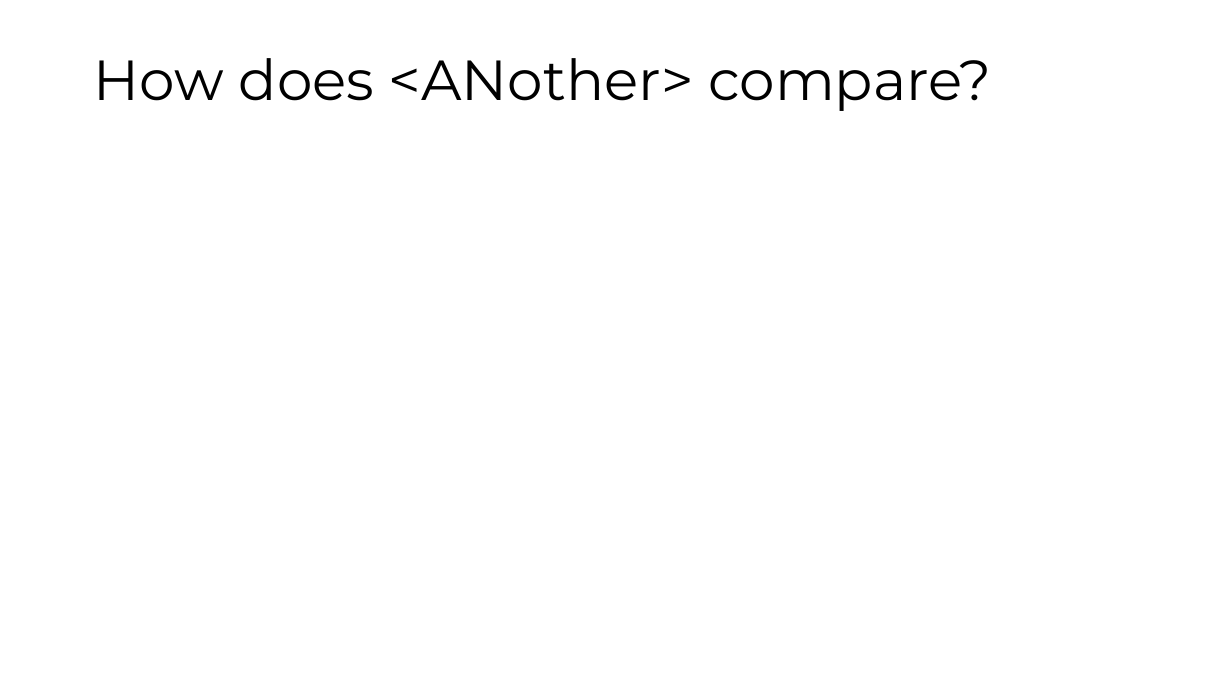
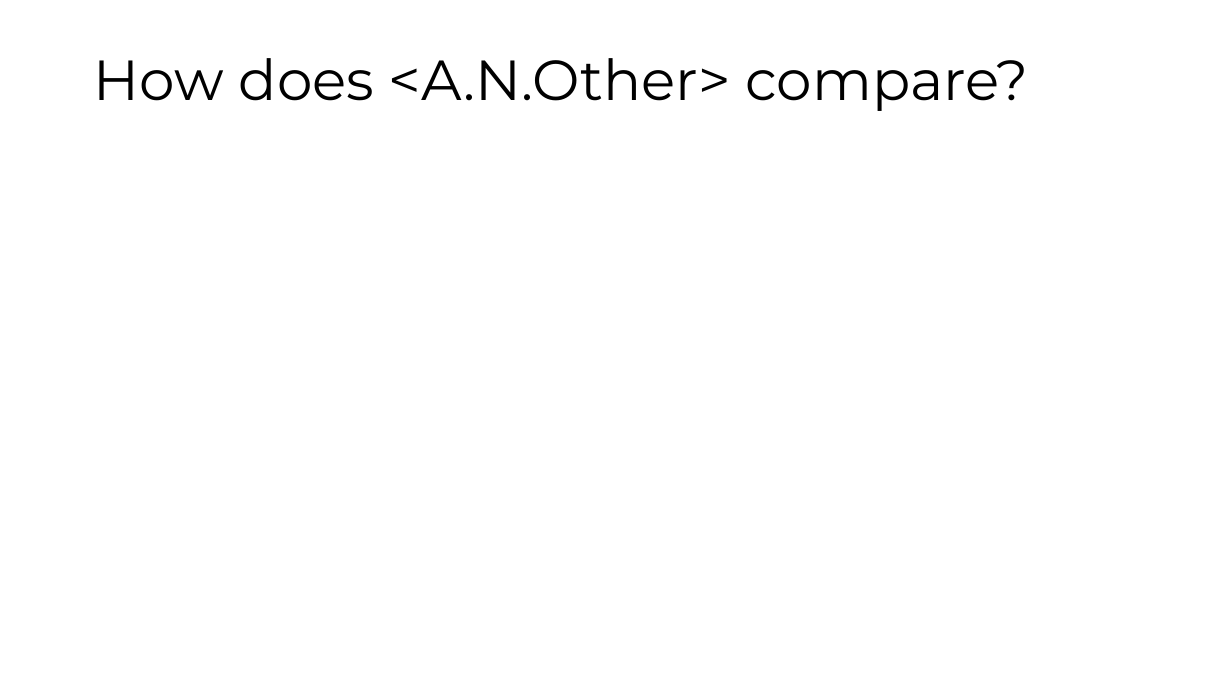
Before and after one commit to maatt4code/PicsAndStuff, a slide deck: slide 26 of Presentation/FXMM.pptx. Drawn at 1232x693 pixels with LibreOffice and Linux fonts; fonts in the diff are those of the drawing; background and template pictures are left out. Boxes give left, top, right and bottom in pixels: in the first picture for what was removed or moved away, otherwise in the second. Text is boxed around its words. In the diff, an @@ line names an element or a change of style, - is before the commit and + after.

```diff
--- a/Presentation/FXMM.pptx
+++ b/Presentation/FXMM.pptx
@@ text at (x1=94, y1=58, x2=1028, y2=111): text changed @@
-How does <ANother> compare?
+How does <A.N.Other> compare?
```
Also in this commit, not shown: 7 other slides changed.
